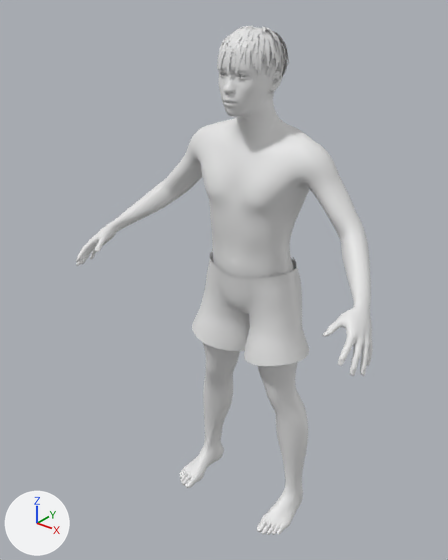
One commit to the glTF model public/surfer/male.glb: the scene before it, then after it.
One viewpoint serves both versions: a 50 mm camera at (1.155, -1.635, 1.907) aimed at (-0.053, -0.125, 0.971). Arrows for +X, +Y and +Z are at lower left; the lights stay in place. The older version comes first.

Script lines for the objects in view, before the commit:
```python
mat_boardies = principled_material('boardies')
mat_boardies.base_color = (0.8, 0.8, 0.8)  # white #e7e7e7
mat_body = principled_material('body')
mat_body.base_color = (0.8, 0.8, 0.8)  # white #e7e7e7
me_base = bpy.data.meshes.new('base')
me_base.from_pydata(...)  # 10502 vertices, 21000 faces; spans x -0.58..0.58, y -0.37..0.1, z 0.0..1.78
me_base.materials.append(mat_body)  # white #e7e7e7
me_base_001 = bpy.data.meshes.new('base.001')
me_base_001.from_pydata(...)  # 635 vertices, 1189 faces; spans x -0.236..0.236, y -0.165..0.111, z 0.672..1.044
me_base_001.materials.append(mat_boardies)  # white #e7e7e7
me_male_hair = bpy.data.meshes.new('male_hair')
me_male_hair.from_pydata(...)  # 8400 vertices, 7000 faces; spans x -0.1..0.098, y -0.175..0.059, z 1.569..1.785
me_male_hair.materials.append(mat_hair)  # white #e7e7e7
ob_male_boardies = bpy.data.objects.new('male_boardies', me_base_001)
ob_male_boardies.location = (0.0, 0.0, 0.0)
ob_male_body = bpy.data.objects.new('male_body', me_base)
ob_male_body.location = (0.0, 0.0, 0.0)
ob_male_hair = bpy.data.objects.new('male_hair', me_male_hair)
ob_male_hair.location = (0.0, 0.0, 0.0)
```
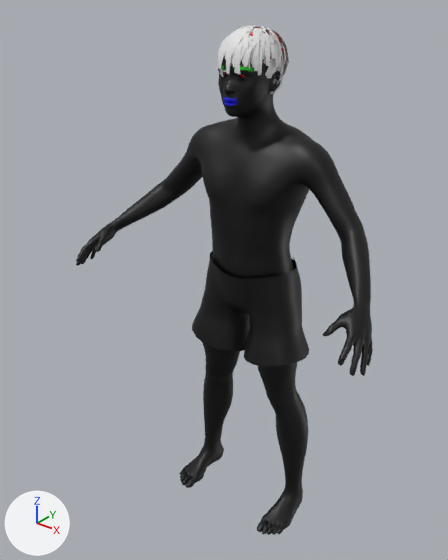
Location of each change, [x1, y1, x2, y2] in pixels of the pictures (448 x 560 px):
'male_body', recoloured (darker): [76, 27, 373, 535] in both
'male_boardies', recoloured (darker): [192, 251, 309, 366] in both

Patch to the scene script:
```diff
--- a/public/surfer/male.glb.py
+++ b/public/surfer/male.glb.py
@@ mat_boardies @@
 n0 = _N.new('ShaderNodeBsdfPrincipled'); n0.name = 'Principled BSDF'
 n1 = _N.new('ShaderNodeOutputMaterial'); n1.name = 'Material Output'
+n2 = _N.new('ShaderNodeMix'); n2.name = 'Mix'
+n2.data_type = 'RGBA'
+n2.blend_type = 'MULTIPLY'
+n2.inputs[0].default_value = 1.0  # 'Factor'
+n2.inputs[7].default_value = (0.8, 0.8, 0.8, 1.0)  # 'B', white #e7e7e7
+n3 = _N.new('ShaderNodeVertexColor'); n3.name = 'Color Attribute'
 _L.new(n0.outputs[0], n1.inputs[0])  # 'BSDF' to 'Surface'
+_L.new(n2.outputs[2], n0.inputs[0])  # 'Result' to 'Base Color'
+_L.new(n3.outputs[0], n2.inputs[6])  # 'Color' to 'A'
@@ mat_body @@
 n0 = _N.new('ShaderNodeBsdfPrincipled'); n0.name = 'Principled BSDF'
 n1 = _N.new('ShaderNodeOutputMaterial'); n1.name = 'Material Output'
+n2 = _N.new('ShaderNodeMix'); n2.name = 'Mix'
+n2.data_type = 'RGBA'
+n2.blend_type = 'MULTIPLY'
+n2.inputs[0].default_value = 1.0  # 'Factor'
+n2.inputs[7].default_value = (0.8, 0.8, 0.8, 1.0)  # 'B', white #e7e7e7
+n3 = _N.new('ShaderNodeVertexColor'); n3.name = 'Color Attribute'
 _L.new(n0.outputs[0], n1.inputs[0])  # 'BSDF' to 'Surface'
+_L.new(n2.outputs[2], n0.inputs[0])  # 'Result' to 'Base Color'
+_L.new(n3.outputs[0], n2.inputs[6])  # 'Color' to 'A'
```
